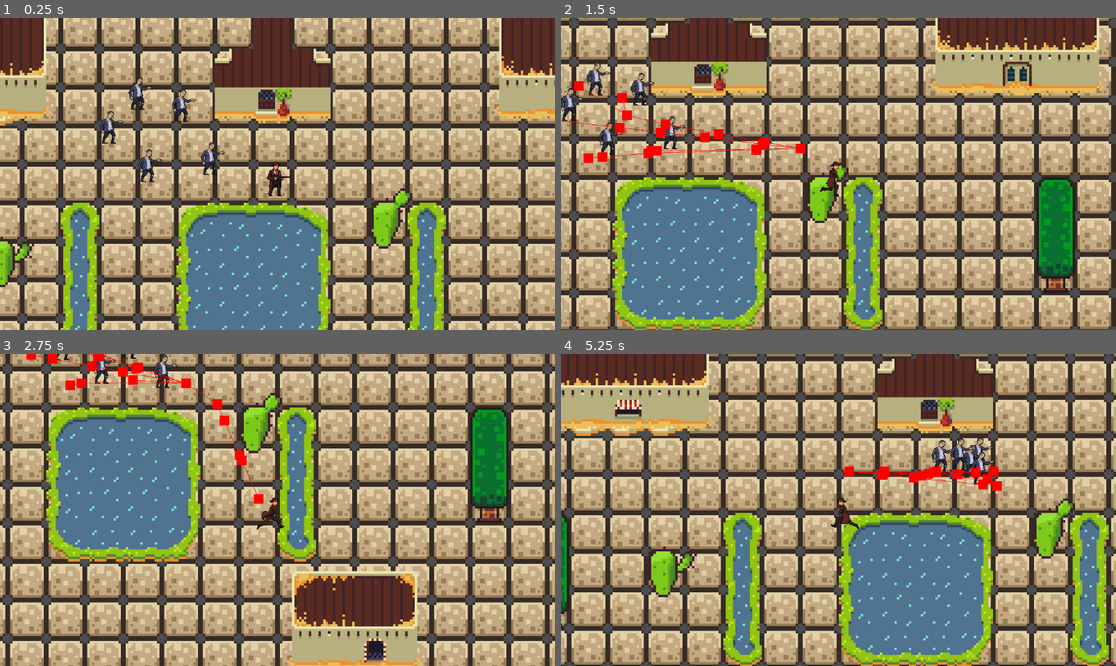
Above: before the commit, frames 1-4 (two rows, left to right).
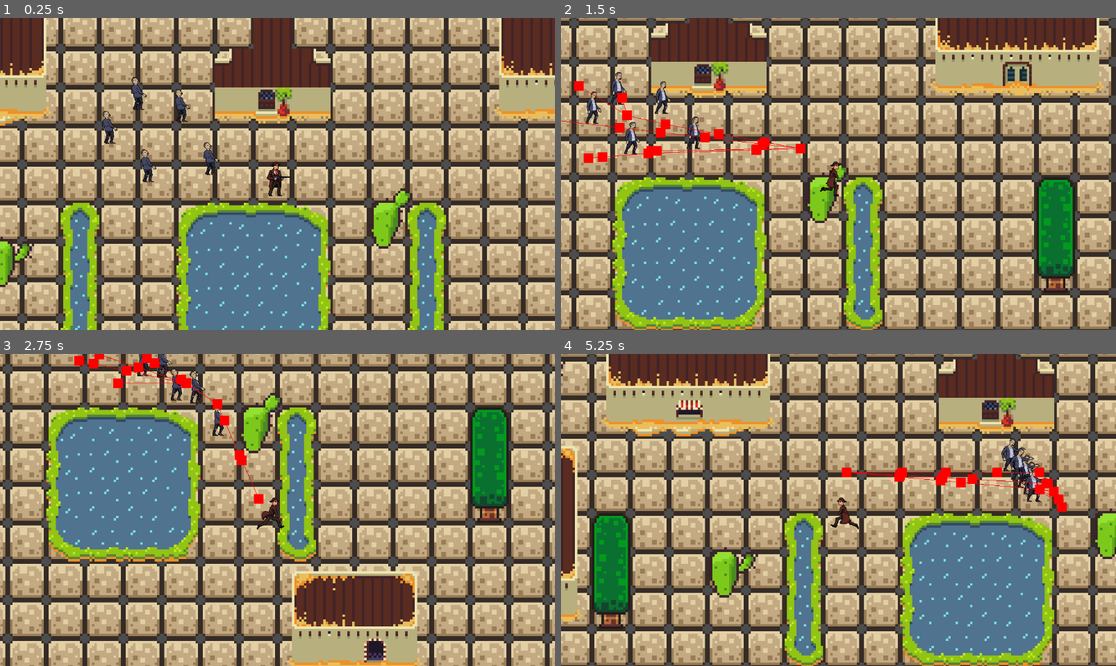
Above: after the commit, the same moments.

Repository: shauryaexe1/Zombie-Wars-
Game: Godot game, scene res://Scenes/main_game.tscn
The game is run twice, just before and just after one commit, with the same random seed, the same clock (stepped at 60 frames per second) and the same inputs.
Inputs:
- Up to frame 1 (0.25 s): no input
- Up to frame 2 (1.5 s): tap Enter at 0.5 s; hold Right (ui_right) 0.53-1.28 s; hold Down (ui_down) from 1.28 s (still down)
- Up to frame 3 (2.75 s): release Down (ui_down) at 2.03 s; hold Right (ui_right) from 2.03 s (still down)
- Up to frame 4 (5.25 s): release Right (ui_right) at 2.78 s; hold Up (ui_up) 2.78-3.53 s; hold Left (ui_left) 3.53-5.03 s; hold Down (ui_down) from 5.03 s (still down)

The runs differ from the first frame. In frame 1, 0.9% of the frame differs, in the area x 17-41%, y 18-53%; in frame 2, 1.5%; in frame 3, 1.5%; in frame 4, 71%, in the area x 0-100%, y 0-100%.

Commit message:
made the zombie animation + player following

Diff:
--- a/Scenes/zombie.gd
+++ b/Scenes/zombie.gd
@@ -1,19 +1,26 @@
 extends CharacterBody2D
-const speed = 20
+const speed = 40
 
 @export var player: Node2D
 @onready var nav_agent := $NavigationAgent2D as NavigationAgent2D
+@onready var animated_sprite = $AnimatedSprite2D
 
 func _physics_process(_delta: float) -> void:
 	var dir = to_local(nav_agent.get_next_path_position()).normalized()
 	print(dir)
 	velocity= dir * speed
+
+	if velocity.length() > 0:
+		animated_sprite.play("Walk")
+
 	move_and_slide()
+
+
 
 
 func makepath() -> void:
 	nav_agent.target_position = player.global_position
-
+	nav_agent.avoidance_enabled= true
 
 
 
--- a/Scenes/zombie.tscn
+++ b/Scenes/zombie.tscn
@@ -211,8 +211,7 @@
 scale = Vector2(0.20703124, 0.20703124)
 sprite_frames = SubResource("SpriteFrames_fj6an")
 animation = &"Walk"
-frame = 3
-frame_progress = 0.93182147
+frame_progress = 0.527929
 
 [node name="CollisionShape2D" type="CollisionShape2D" parent="." unique_id=709053964]
 position = Vector2(-2, -1)
